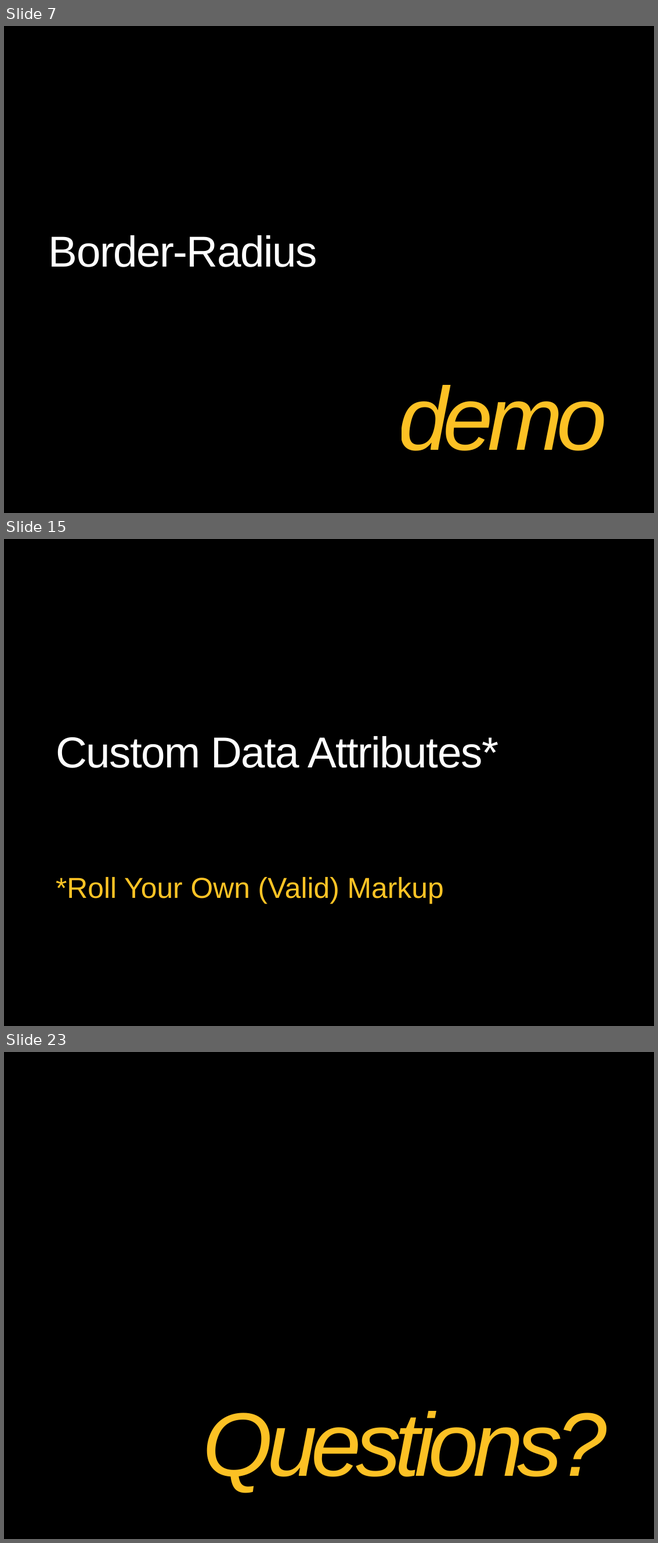
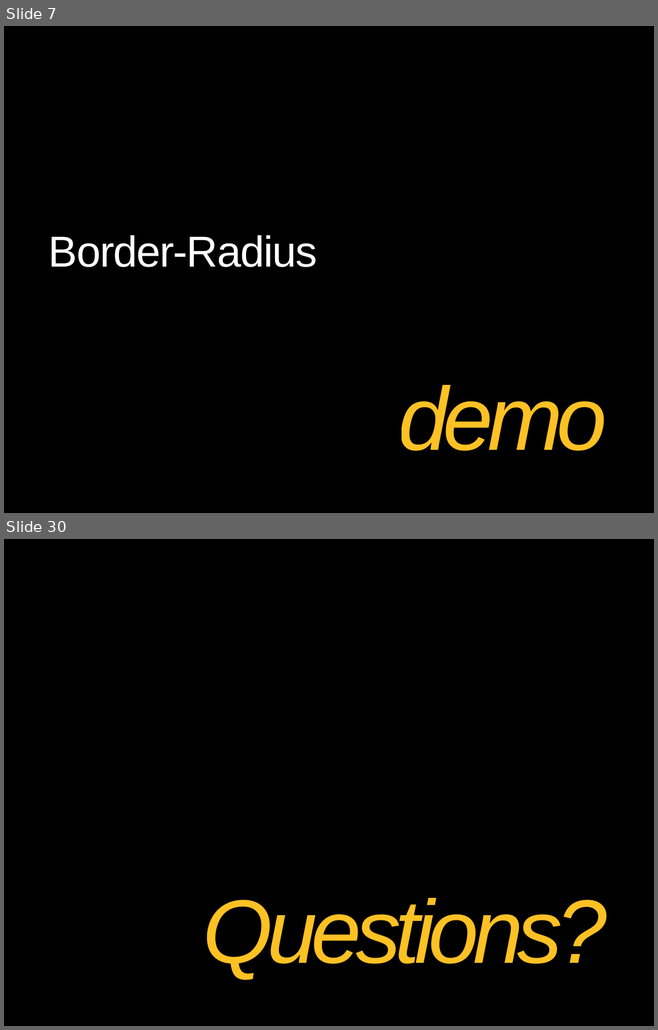
Before and after one commit to theClarkSell/HTML5-Compiler, a slide deck: 3- CSS3/CSS3.pptx. Shown one above the other, each under a label of ours: slides 7, 15 and 23 before the commit, slides 7 and 30 after it; the slides between them are not shown. The pictures are 658x1543 and 658x1030 pixels, drawn with LibreOffice and Linux fonts; fonts in the diff are those of the drawing; background and template pictures are left out. Boxes give left, top, right and bottom in pixels: in the first picture for what was removed or moved away, otherwise in the second. Text is boxed around its words. In the diff, an @@ line names an element or a change of style, - is before the commit and + after.

```diff
--- a/3- CSS3/CSS3.pptx
+++ b/3- CSS3/CSS3.pptx
@@ slide 15 removed at (4, 539, 654, 1026), background picture (left out) @@
@@ title removed at (56, 736, 498, 768) @@
-Custom Data Attributes*
@@ subtitle removed at (56, 877, 444, 904) @@
-*Roll Your Own (Valid) Markup
@@ what was slide 23 is now slide 30 @@
```
Also in this commit, not shown: 11 slides changed, 15 slides added, 7 other slides removed.
